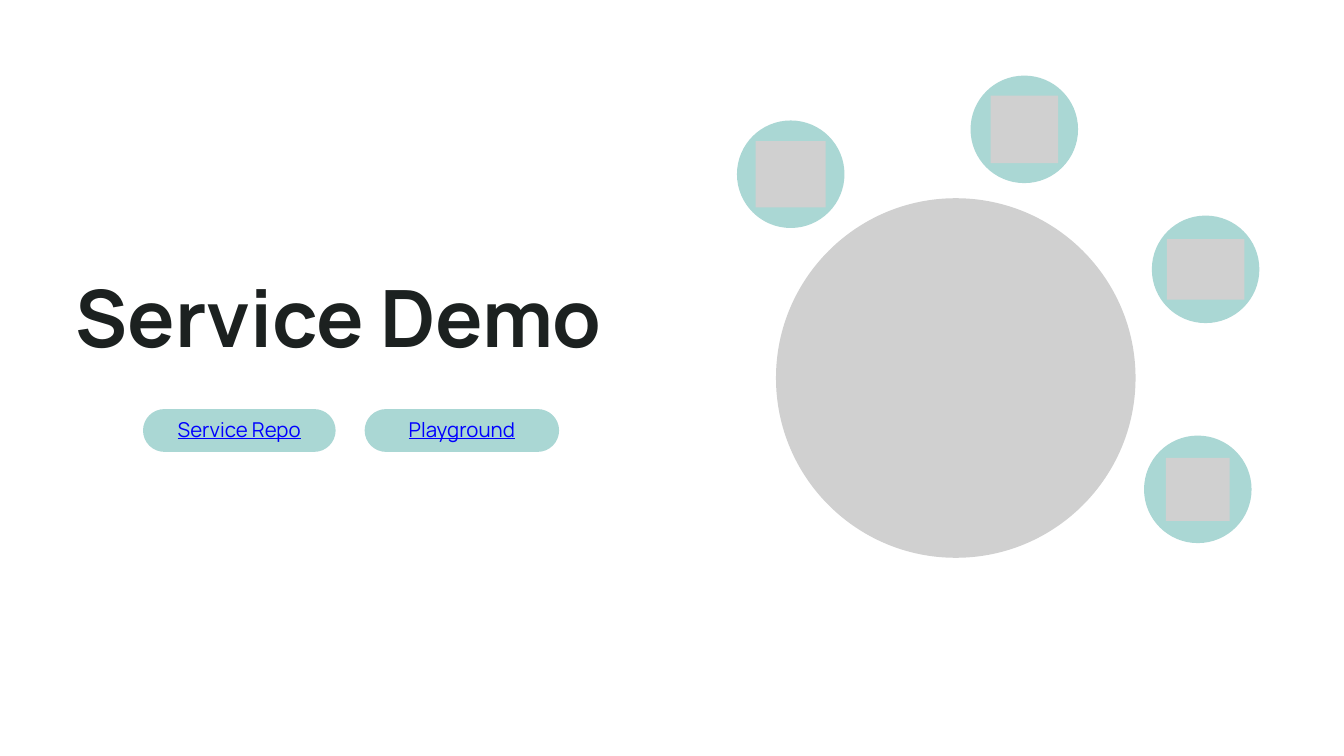
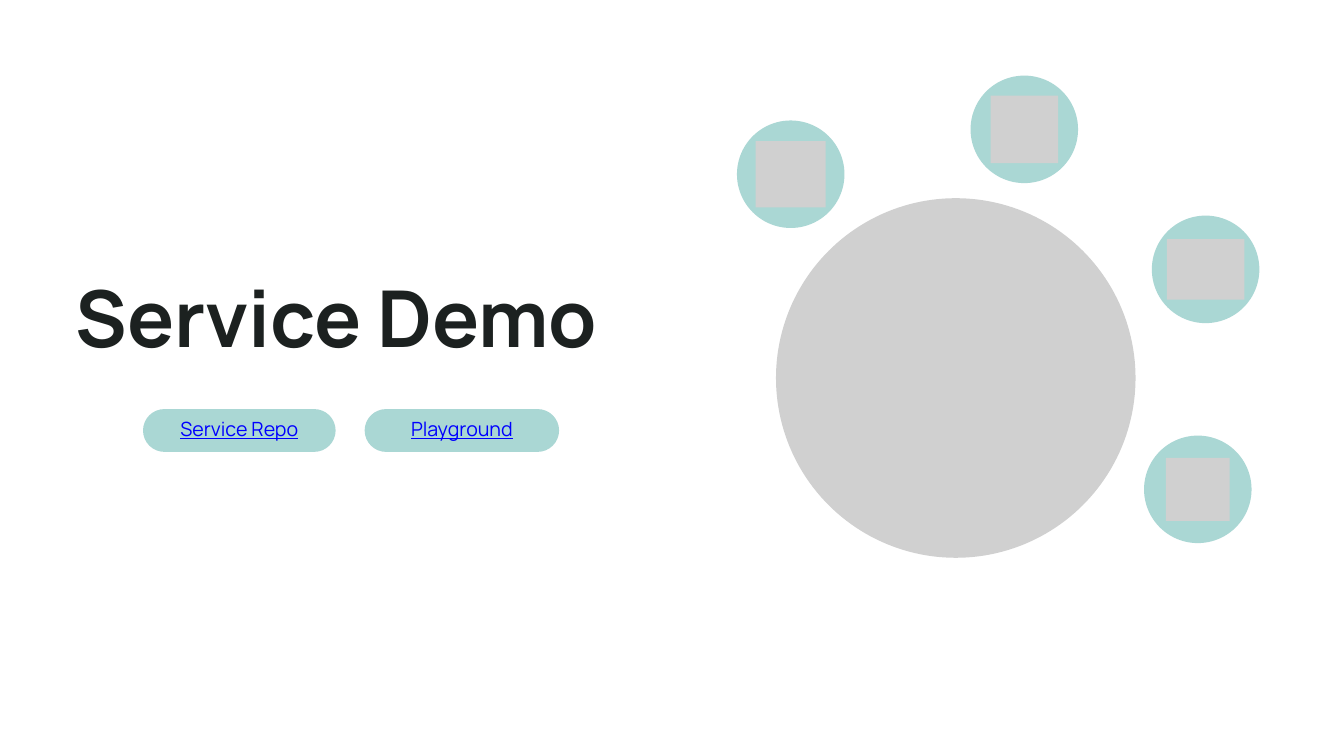
Before and after one commit to chihnara/empathetic-medchat, a slide deck: slide 5 of docs/demo.pptx. Drawn at 1344x756 pixels with LibreOffice and Linux fonts; fonts in the diff are those of the drawing; grey boxes stand for pictures. Boxes give left, top, right and bottom in pixels: in the first picture for what was removed or moved away, otherwise in the second. Text is boxed around its words. In the diff, an @@ line names an element or a change of style, - is before the commit and + after.

```diff
--- a/docs/demo.pptx
+++ b/docs/demo.pptx
@@ text "Service Demo" at bbox=[76, 289, 597, 348]: size 84.7 to 84 pt; line spacing 96.6pt to 96pt @@
@@ freeform shape at bbox=[143, 409, 336, 452]: outline redrawn @@
@@ text "Service Repo" at bbox=[180, 421, 298, 441]: size 21.9 to 21 pt; line spacing 23.6pt to 23pt @@
@@ freeform shape at bbox=[365, 409, 559, 452]: outline redrawn @@
@@ text "Playground" at bbox=[411, 421, 513, 441]: size 21.9 to 21 pt; line spacing 23.6pt to 23pt @@
```
Also in this commit, not shown: 9 other slides changed, 1 slide added, 2 other files.
